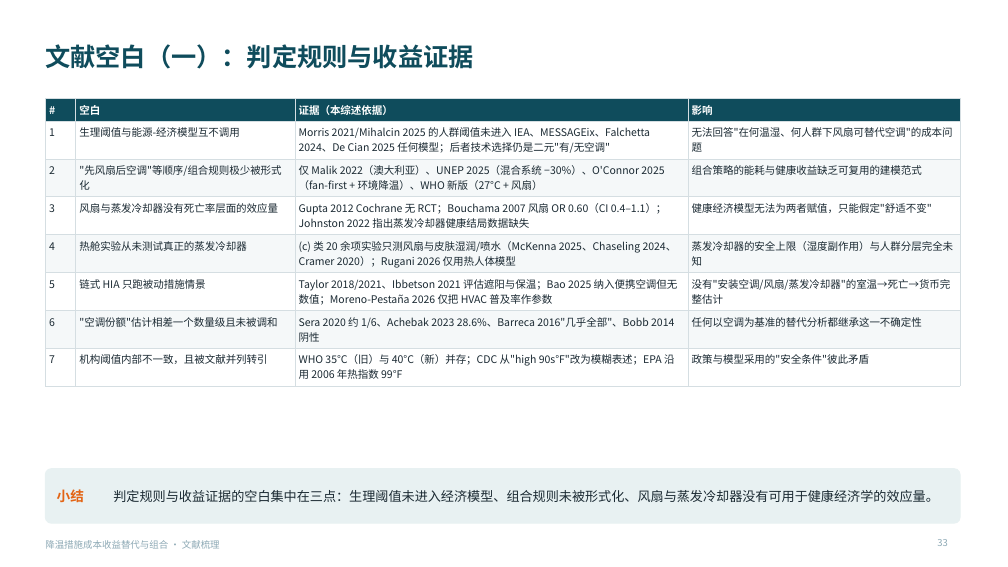
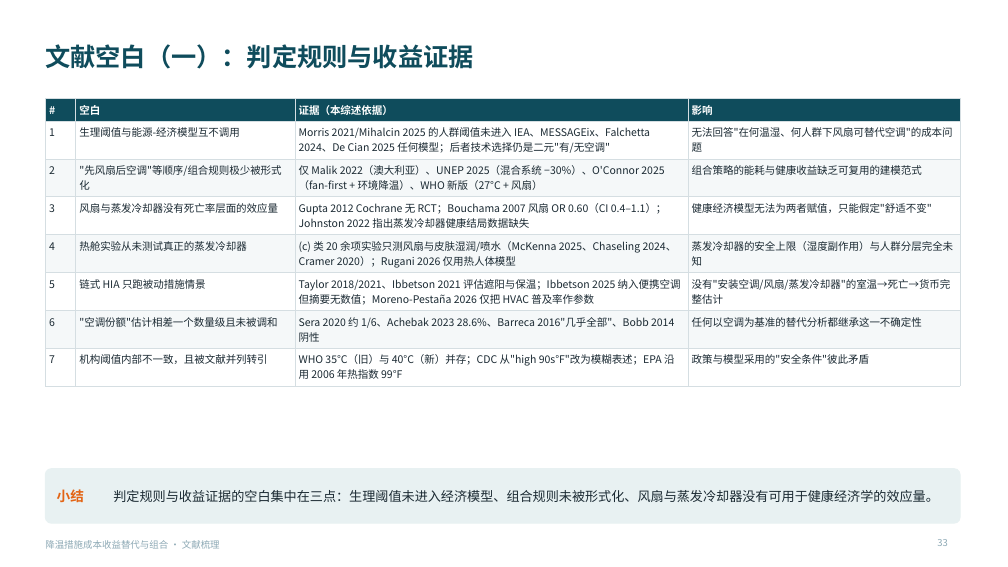
Before and after one commit to BoBoOrangeBIT/climate-paper6, a slide deck: slide 33 of lit_review_cooling/降温措施成本收益替代与组合_文献梳理.pptx. Drawn at 1008x567 pixels with LibreOffice and Linux fonts; fonts in the diff are those of the drawing. Boxes give left, top, right and bottom in pixels: in the first picture for what was removed or moved away, otherwise in the second. Text is boxed around its words. In the diff, an @@ line names an element or a change of style, - is before the commit and + after.

```diff
--- a/lit_review_cooling/降温措施成本收益替代与组合_文献梳理.pptx
+++ b/lit_review_cooling/降温措施成本收益替代与组合_文献梳理.pptx
@@ table at (45, 98, 960, 383) @@
-row 6, column 3: Taylor 2018/2021、Ibbetson 2021 评估遮阳与保温；Bao 2025 纳入便携空调但无数值；Moreno-Pestaña 2026 仅把 HVAC 普及率作参数
+row 6, column 3: Taylor 2018/2021、Ibbetson 2021 评估遮阳与保温；Ibbetson 2025 纳入便携空调但摘要无数值；Moreno-Pestaña 2026 仅把 HVAC 普及率作参数
```
Also in this commit, not shown: 16 other slides changed, 11 other files.
